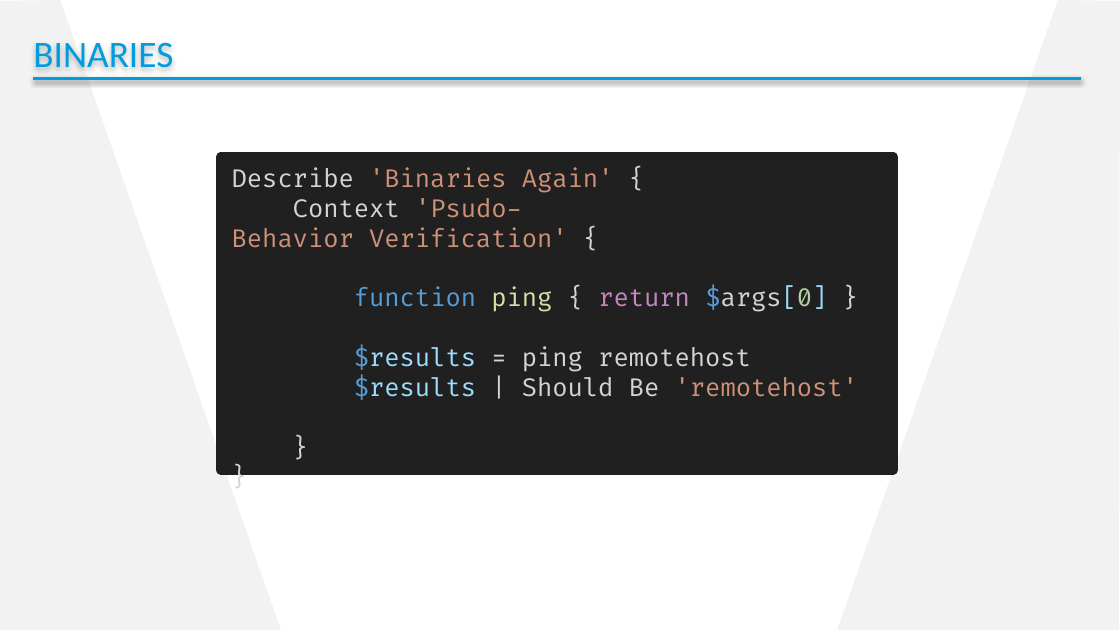
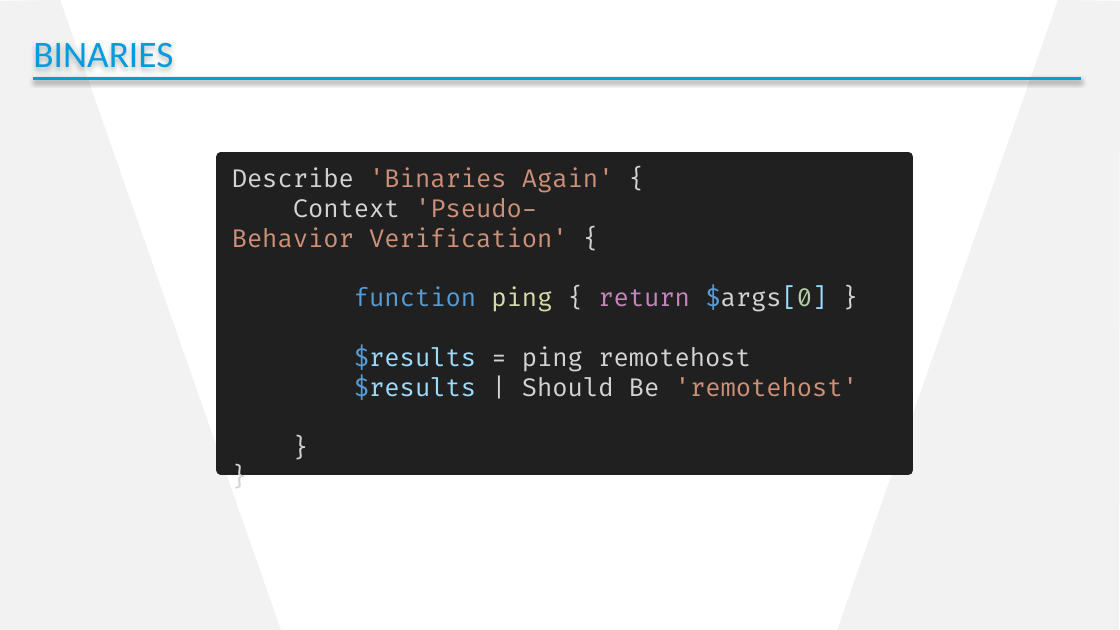
Before and after one commit to cdhunt/pssummit2017-mocking, a slide deck: slide 13 of Summit2017_Mocking.pptx. Drawn at 1120x630 pixels with LibreOffice and Linux fonts; fonts in the diff are those of the drawing; background and template pictures are left out. Boxes give left, top, right and bottom in pixels: in the first picture for what was removed or moved away, otherwise in the second. Text is boxed around its words. In the diff, an @@ line names an element or a change of style, - is before the commit and + after.

```diff
--- a/Summit2017_Mocking.pptx
+++ b/Summit2017_Mocking.pptx
@@ rectangle "Describe 'Binaries Again' {": place and size @@
-rectangle "Describe 'Binaries Again' {" at [221, 157, 894, 469]
+rectangle "Describe 'Binaries Again' {" at [221, 157, 908, 469]
@@ text in rectangle at [232, 198, 568, 248]: text changed @@
-Context 'Psudo-Behavior Verification' {
+Context 'Pseudo-Behavior Verification' {
```
Also in this commit, not shown: 1 other slide changed, 1 other file.
